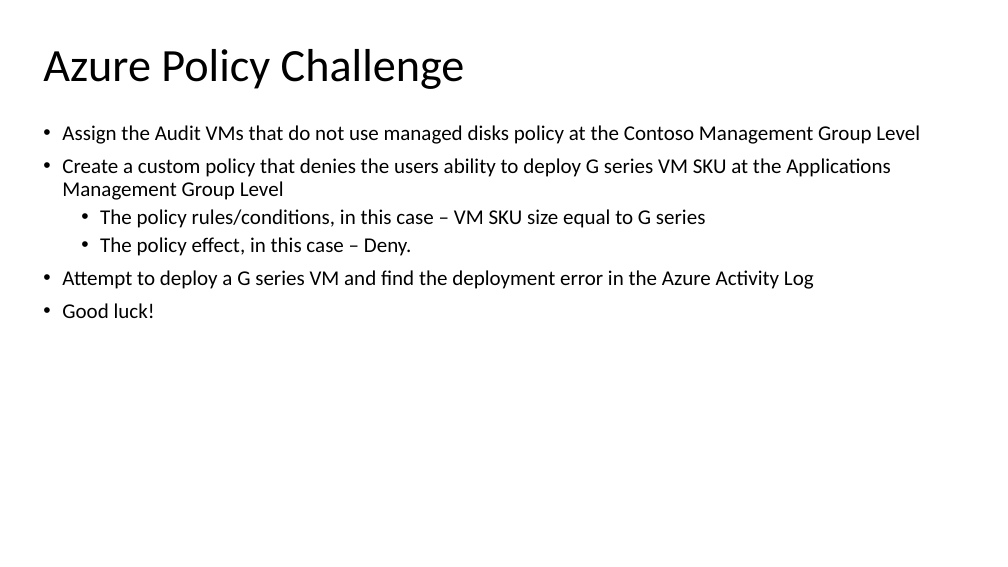
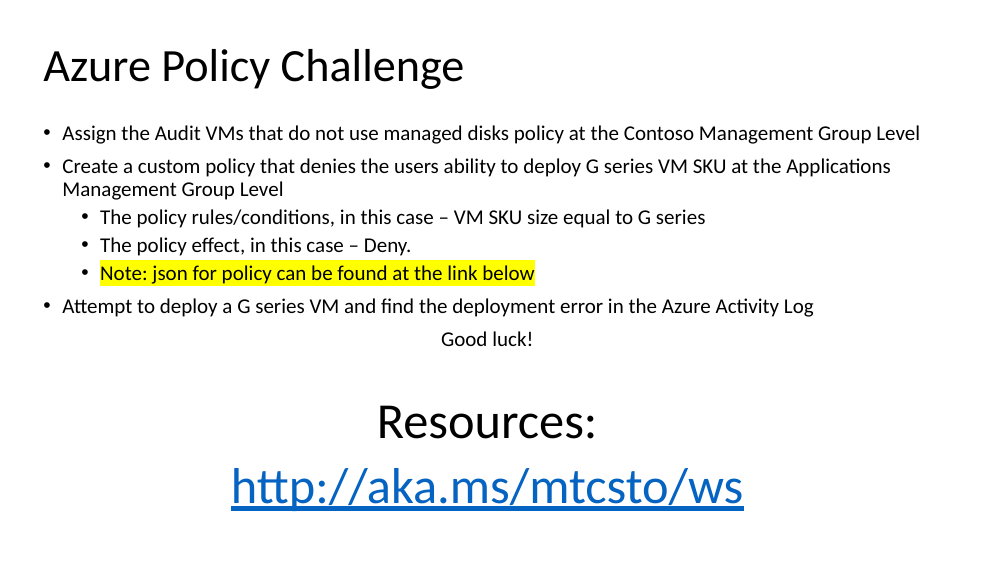
Before and after one commit to TheModin/AzureGovernance, a slide deck: slide 4 of Azure Governance Hack.pptx. Drawn at 1008x567 pixels with LibreOffice and Linux fonts; fonts in the diff are those of the drawing. Boxes give left, top, right and bottom in pixels: in the first picture for what was removed or moved away, otherwise in the second. Text is boxed around its words. In the diff, an @@ line names an element or a change of style, - is before the commit and + after.

```diff
--- a/Azure Governance Hack.pptx
+++ b/Azure Governance Hack.pptx
@@ text at (100, 265, 534, 284): paragraph added @@
+  • Note: json for policy can be found at the link below
@@ text at (441, 331, 533, 346): alignment left to centre; bullet • to none @@
@@ text at (231, 405, 743, 511): paragraphs added @@
+Resources:
+http://aka.ms/mtcsto/ws
```
Also in this commit, not shown: 5 other slides changed, 4 other files.
